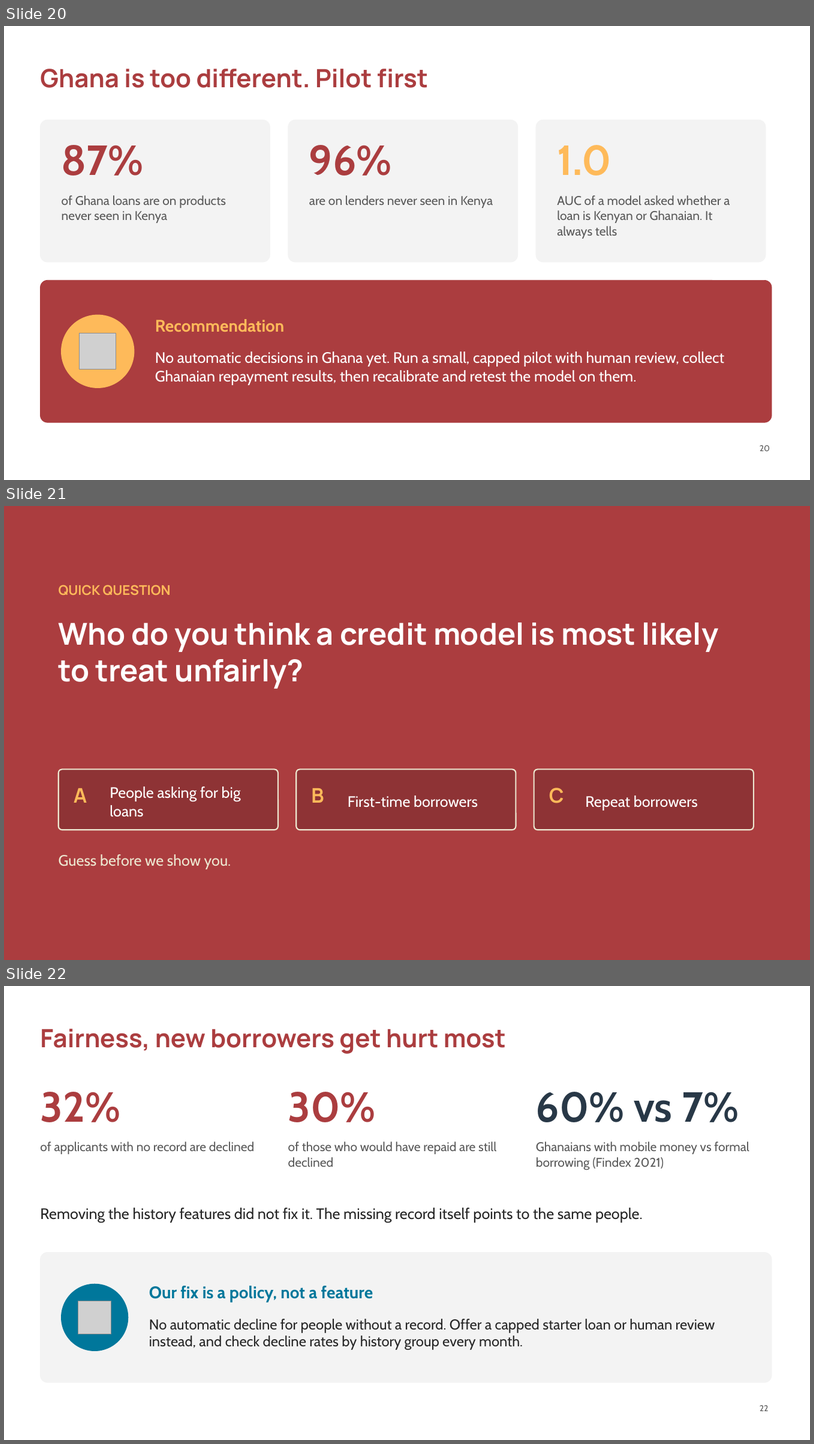
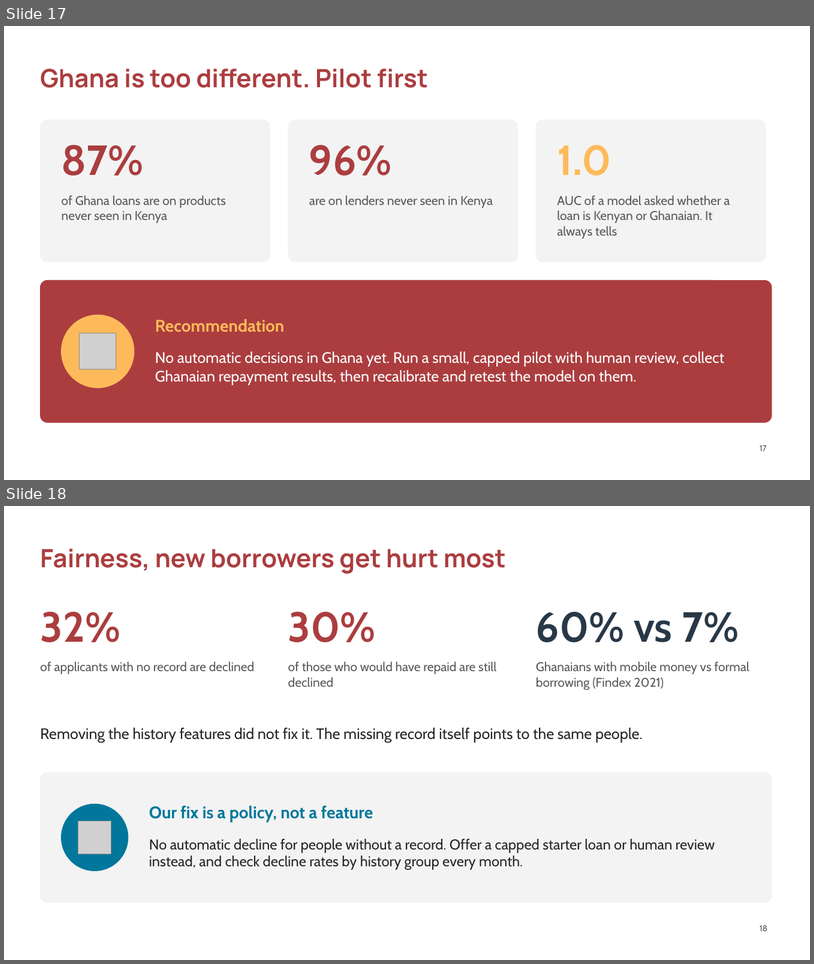
Before and after one commit to ASU-MICS-2028/mle-group-3-prosit-2, a slide deck: slides/NkwaPay_Debrief_Lesson.pptx. Shown one above the other, each under a label of ours: slides 20, 21 and 22 before the commit, slides 17 and 18 after it. The pictures are 814x1444 and 814x964 pixels, drawn with LibreOffice and Linux fonts; fonts in the diff are those of the drawing; grey boxes stand for pictures; background and template pictures are left out. Boxes give left, top, right and bottom in pixels: in the first picture for what was removed or moved away, otherwise in the second. Text is boxed around its words. In the diff, an @@ line names an element or a change of style, - is before the commit and + after.

```diff
--- a/slides/NkwaPay_Debrief_Lesson.pptx
+++ b/slides/NkwaPay_Debrief_Lesson.pptx
@@ slide 21 removed at bbox=[4, 506, 810, 960], background #AB3D3F @@
@@ text removed at bbox=[59, 585, 171, 595] @@
-QUICK QUESTION
@@ text removed at bbox=[59, 622, 719, 688] @@
-Who do you think a credit model is most likely to treat unfairly?
@@ rounded rectangle removed at bbox=[59, 769, 278, 829] @@
@@ rounded rectangle removed at bbox=[296, 769, 516, 829] @@
@@ rounded rectangle removed at bbox=[534, 769, 754, 829] @@
@@ text removed at bbox=[74, 788, 87, 802] @@
-A
@@ text removed at bbox=[110, 786, 241, 817] @@
-People asking for big loans
@@ text removed at bbox=[311, 788, 324, 802] @@
-B
@@ text removed at bbox=[549, 787, 564, 803] @@
-C
@@ text removed at bbox=[348, 795, 478, 807] @@
-First-time borrowers
@@ text removed at bbox=[585, 795, 698, 810] @@
-Repeat borrowers
@@ text removed at bbox=[59, 854, 231, 869] @@
-Guess before we show you.
@@ what was slide 20 is now slide 17 @@
@@ page number at bbox=[760, 445, 767, 451]: text changed @@
-20
+17
@@ what was slide 22 is now slide 18 @@
@@ page number at bbox=[760, 925, 768, 931]: text changed @@
-22
+18
```
Also in this commit, not shown: 2 slides changed, 2 slides added, 5 other slides removed.
